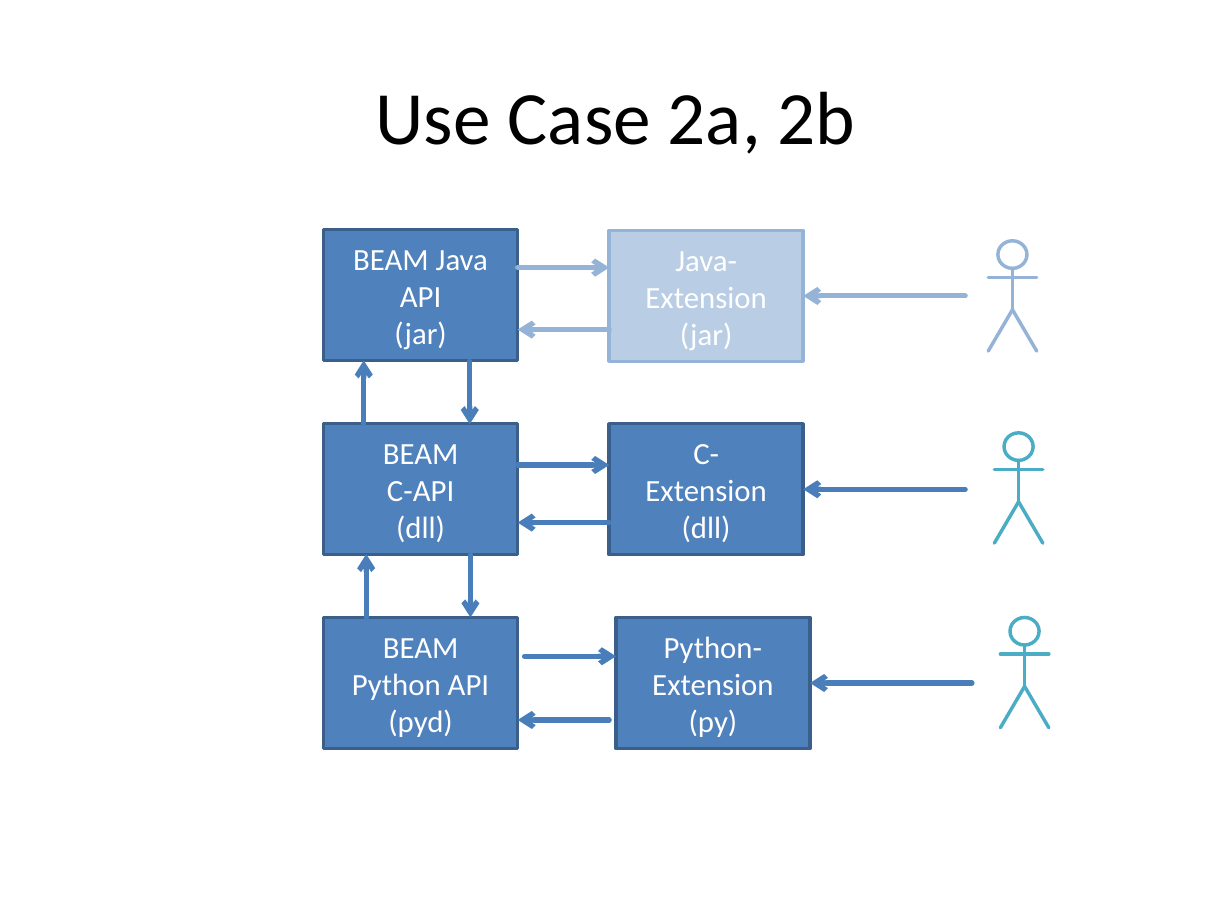
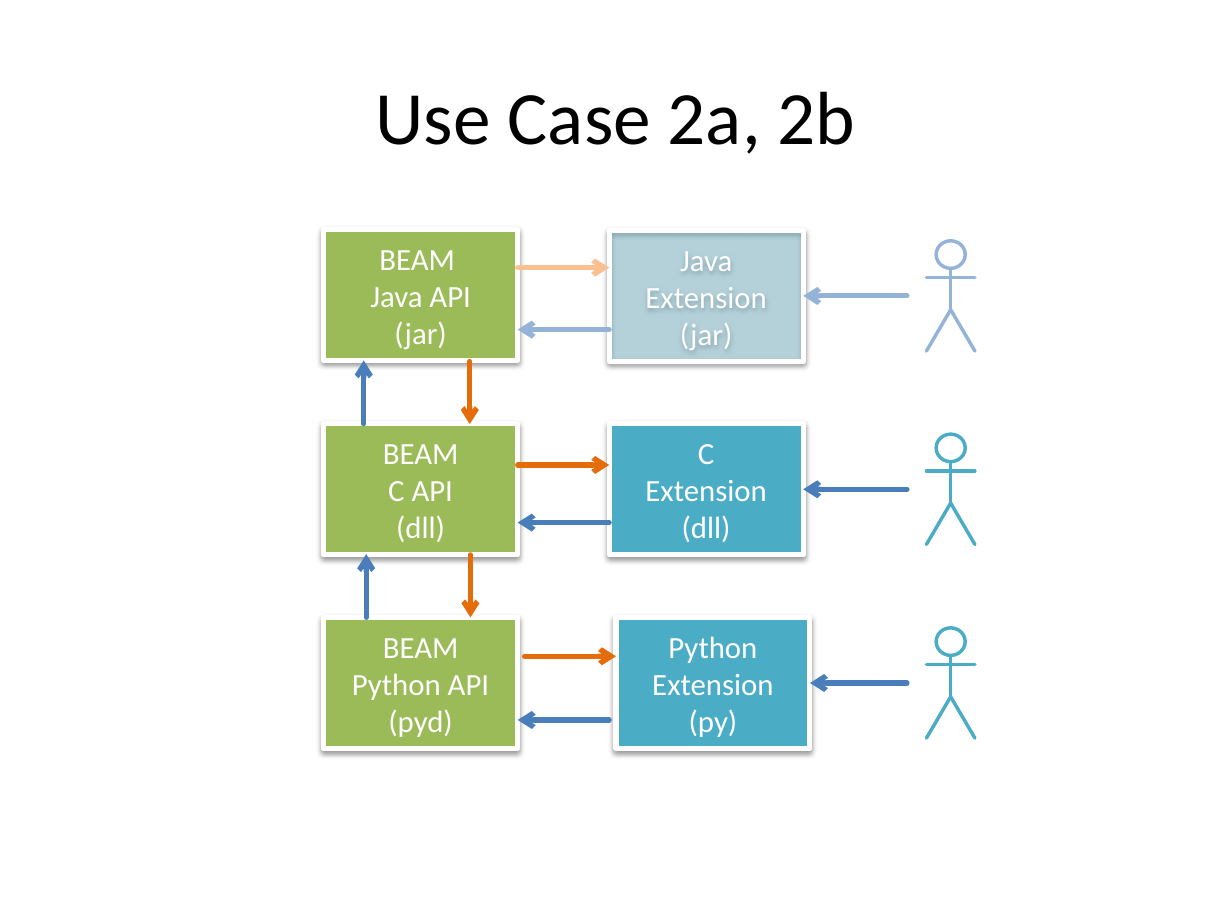
Before and after one commit to bcdev/beam-extapi, a slide deck: slide 4 of docs/beam-extapi.pptx. Drawn at 1232x924 pixels with LibreOffice and Linux fonts; fonts in the diff are those of the drawing. Boxes give left, top, right and bottom in pixels: in the first picture for what was removed or moved away, otherwise in the second. Text is boxed around its words. In the diff, an @@ line names an element or a change of style, - is before the commit and + after.

```diff
--- a/docs/beam-extapi.pptx
+++ b/docs/beam-extapi.pptx
@@ rectangle "Java Extension" at (x1=609, y1=230, x2=802, y2=361): fill #B9CDE5 to #4BACC6 at 30% opacity; outline #95B3D7 2 pt to #FFFFFF 3 pt; shadow on @@
@@ arrow (517, 267) - (609, 267): stroke #95B3D7 3 pt to #FAC090 3 pt @@
@@ text in rectangle at (x1=645, y1=251, x2=766, y2=308): text changed @@
-Java-
-Extension
+Java
+Extension
@@ arrow moved from (965, 296) - (803, 296) to (907, 296) - (803, 296) @@
@@ 4 lines, 1 ellipse moved together from (x1=988, y1=240, x2=1037, y2=351) to (x1=926, y1=240, x2=975, y2=351) @@
@@ arrow (469, 361) - (469, 424): stroke #4B7EBC 3 pt to #E46C0A 3 pt @@
@@ text in rectangle at (x1=383, y1=444, x2=459, y2=501): text changed @@
-BEAM
-C-API
+BEAM
+C API
@@ rectangle "C Extension" at (x1=609, y1=424, x2=802, y2=554): fill #4F81BD to #4BACC6; outline #3A5F8C 2 pt to #FFFFFF 3 pt; shadow on @@
@@ text in rectangle at (x1=645, y1=444, x2=766, y2=501): text changed @@
-C-
-Extension
+C
+Extension
@@ arrow (517, 464) - (609, 464): stroke #4B7EBC 3 pt to #E46C0A 3 pt @@
@@ arrow moved from (965, 489) - (803, 489) to (907, 489) - (803, 489) @@
@@ 4 lines, 1 ellipse moved together from (x1=994, y1=432, x2=1042, y2=543) to (x1=926, y1=434, x2=975, y2=545) @@
@@ arrow (471, 554) - (471, 617): stroke #4B7EBC 3 pt to #E46C0A 3 pt @@
@@ fill #4F81BD to #9BBB59; outline #3A5F8C 2 pt to #FFFFFF 3 pt; shadow on in 3 elements at (x1=324, y1=424, x2=517, y2=554), (x1=324, y1=229, x2=517, y2=360), (x1=324, y1=617, x2=517, y2=748) @@
@@ rectangle "Python" at (x1=616, y1=617, x2=809, y2=748): fill #4F81BD to #4BACC6; outline #3A5F8C 2 pt to #FFFFFF 3 pt; shadow on @@
@@ arrow (525, 657) - (616, 657): stroke #4B7EBC 3 pt to #E46C0A 3 pt @@
@@ text in rectangle at (x1=668, y1=636, x2=757, y2=663): text changed @@
-Python-
+Python
@@ 4 lines, 1 ellipse moved together from (x1=1000, y1=617, x2=1048, y2=728) to (x1=926, y1=628, x2=975, y2=738) @@
@@ arrow moved from (972, 683) - (809, 683) to (907, 683) - (809, 683) @@
```
Also in this commit, not shown: 3 other slides changed, 8 other files.
